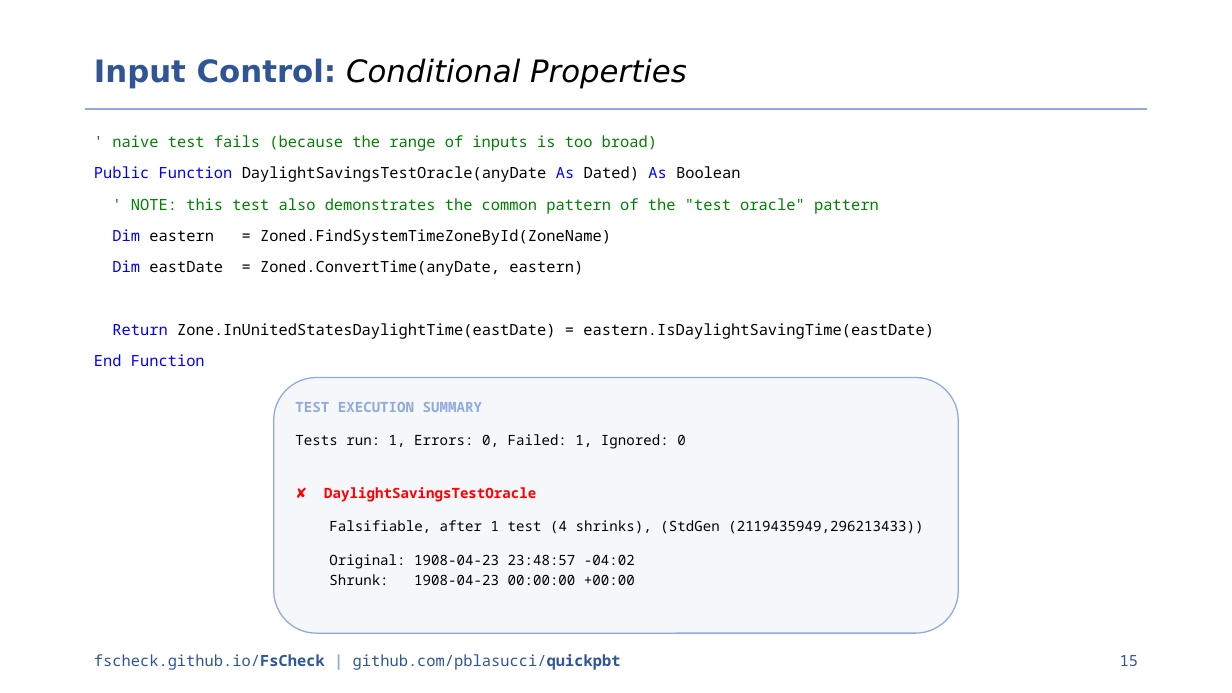
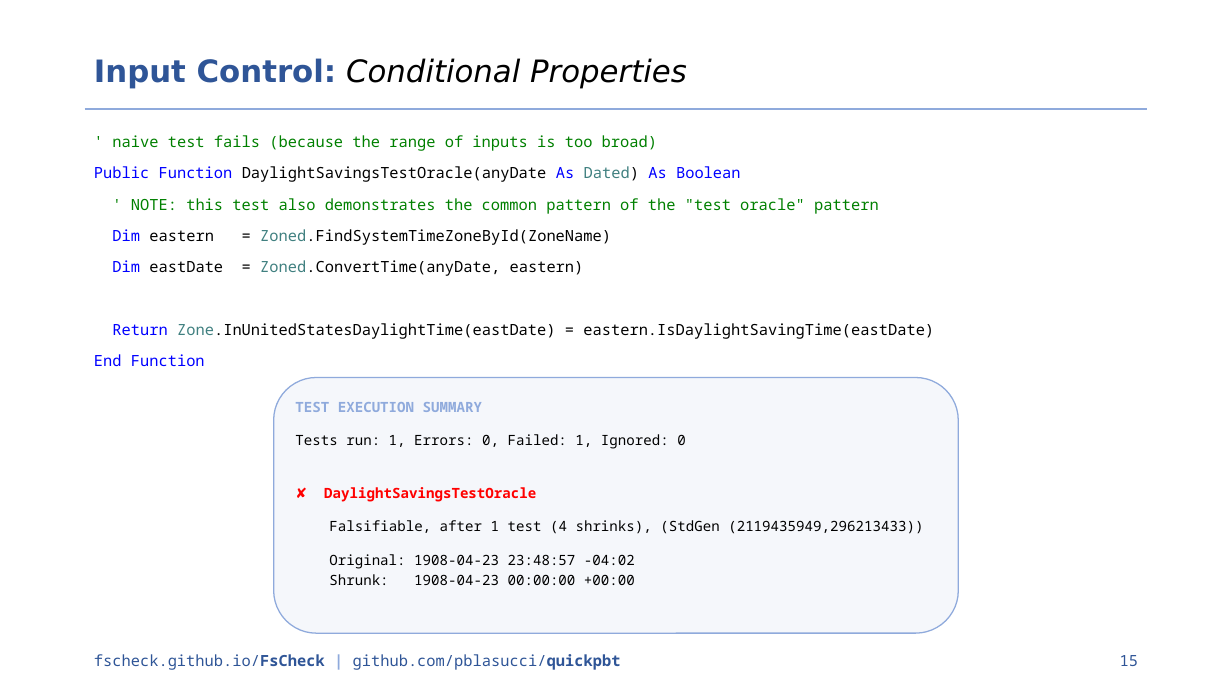
Before and after one commit to pblasucci/quickpbt, a slide deck: slide 15 of media/quickpbt.pptx. Drawn at 1232x693 pixels with LibreOffice and Linux fonts; fonts in the diff are those of the drawing. Boxes give left, top, right and bottom in pixels: in the first picture for what was removed or moved away, otherwise in the second. Text is boxed around its words. In the diff, an @@ line names an element or a change of style, - is before the commit and + after.

Commit message:
more tweaks to slide deck (colors, mostly)

```diff
--- a/media/quickpbt.pptx
+++ b/media/quickpbt.pptx
@@ text at (94,166,934,339): text colour #000000 to #408080 in "Dated)", "Zoned.FindSystemTimeZoneById(ZoneName)", "Zoned.ConvertTime(anyDate,", "Zone.InUnitedStatesDaylightTime(eastDate)"; text colour #000000 to #0000FF in "Boolean" @@
```
Also in this commit, not shown: 12 other slides changed, 1 other file.
